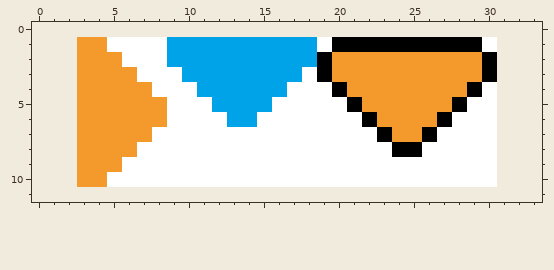
Edited in one commit: pixel-art sprite (src/main/resources/original_spritesheets/miscellaneous.png). The picture above is the old version.
The file is 28x10 pixels. The old version is drawn lined up with the new one, on the new canvas.
Now the later version:
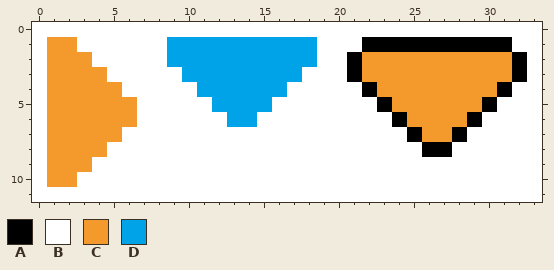
Palette (. is transparent): A #000000  B #ffffff  C #f49a2d  D #00a2e8
Log entry: Added alpha setter to Drawable class + miscellaneous sprite changes.
Diff:
canvas 28x10 -> 34x12, the old top-left corner now at 3,1
Changed rows in their new state; - is an unchanged pixel.
first column x 0:
 0 BBBBBBBBBBBBBBBBBBBBBBBBBBBBBBBBBB
 1 BCCBB---------------BB--------AABB
 2 BCC-BB-------------BBA--------CCAB
 3 BCC--BB------------BBA--------CCAB
 4 BCC---BB------------BBA------CCABB
 5 BCC----BB------------BBA----CCABBB
 6 BCC----BB-------------BBA--CCA-BBB
 7 BCC---BB---------------BBACCA--BBB
 8 BCC--BB-----------------BBAA---BBB
 9 BCC-BB-------------------------BBB
10 BCCBB--------------------------BBB
11 BBBBBBBBBBBBBBBBBBBBBBBBBBBBBBBBBB
Pixel boxes of the changes (left, top, right, bottom) in both pictures:
changed: (32, 22, 542, 202)
